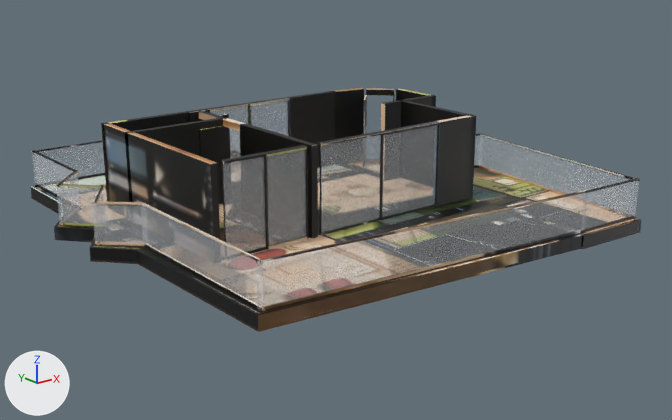
Renders of the glTF model _bake/glb/gol-23/model.glb from each side of a commit.
Before and after are seen from a camera (50 mm lens) standing at (-14.58, -19.05, 7.26) and looking at (0.19, -0.59, -0.12). Arrows for +X, +Y and +Z are at lower left; the lights stay in place. The first picture is the older version. Where no turn or scale is listed for an object, it has been applied to the vertices. Vertices at exactly the same position are counted once.
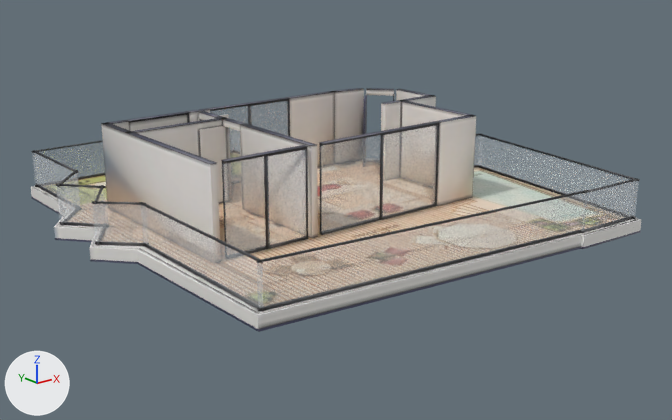
Changed parts and their boxes [x1, y1, x2, y2] in the pictures (672 x 420 px):
'Mesh_0', surface changed (black to grey): [31, 88, 641, 332] in both
part 1 of me_mesh_0, added: after [396, 90, 425, 101]
part 2 of me_mesh_0, added: after [396, 89, 435, 96]
part 3 of me_mesh_0, reshaped: before [331, 88, 436, 139]; after [258, 88, 641, 332]
part 4 of me_mesh_0, surface changed (black to grey): [31, 89, 641, 313] in both

The change, as a list of edits to the scene's bpy script:
```text
Change mat_baked:
    where n3 = _N.new('ShaderNodeMapping'); n3.name = 'Mapping'
    n3.inputs[1].default_value: (0.0011, -14.94, 0.0) -> (0.000781, -14.98, 0.0)  # 'Location'
    n3.inputs[3].default_value: (15.97, 15.94, 1.0) -> (14.8, 15.98, 1.0)  # 'Scale'
Change me_mesh_0:
    used by ob_mesh_0; location = (-6.35, 6.31, -0.36)
    remove me_mesh_0.from_pydata(...)  # 1416 vertices, 2468 faces; spans x 0.0..12.69, y -12.64..0.0, z 0.0..2.62
    add me_mesh_0.from_pydata(...)  # 1672 vertices, 3040 faces; spans x 0.0..12.69, y -12.64..0.0, z 0.0..2.62
    me_mesh_0 part 1: a new loose piece, a box spanning x 10.98..11.15, y -5.86..-4.31, z 0.36..2.61, in mat_baked
    me_mesh_0 part 2: a new loose piece, a box spanning x 10.978..11.151, y -5.862..-4.308, z 2.61..2.622, in mat_baked
    me_mesh_0 part 3: 23 vertices removed from x 9.14..11.15, y -8.45..-3.29, z 0.36..2.62; 263 vertices added at x 1.73..11.26, y -12.45..-2.14, z 0.0..2.62
    me_mesh_0 part 4: 1802 kept faces spanning x 0.0..12.69, y -12.64..0.0, z 0.0..2.62 get new texture (UV) coordinates
```
